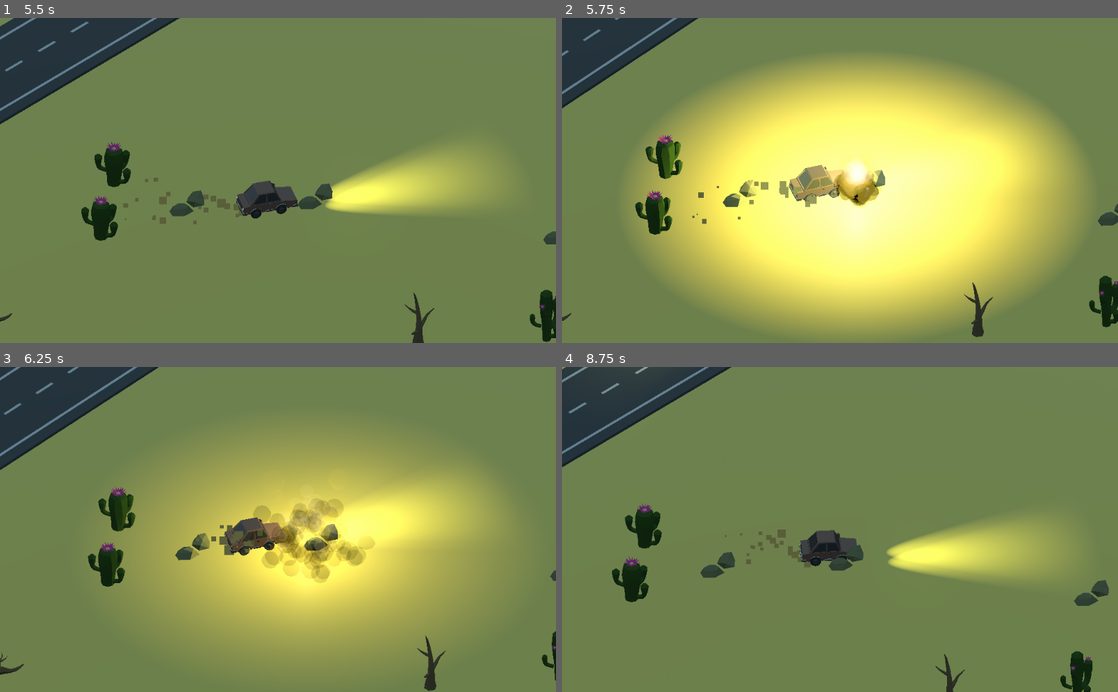
Above: before the commit, frames 1-4 (two rows, left to right).
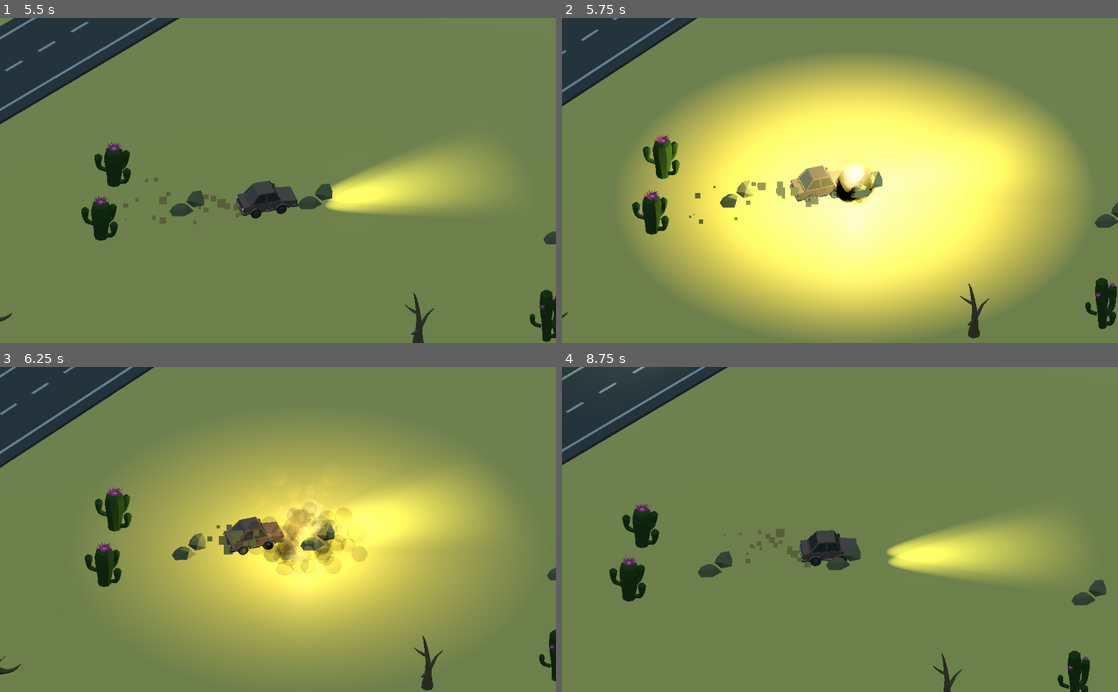
Above: after the commit, the same moments.

Repository: nheeb/dreamanddrive
Game: Godot game, scene res://Logic/Main.tscn
The game is run twice, just before and just after one commit, with the same random seed, the same clock (stepped at 60 frames per second) and the same inputs. The engine's default icon, where the game draws it, is replaced by a stand-in: a white triangle on a blue panel in a dark square.
Inputs (mouse positions are in pixels of both pictures, inside the frame that each line leads up to):
- Up to frame 1 (5.5 s): move the mouse to (400, 164) at 0.52 s; hold D (steer_right) 0.53-1.28 s; click (400, 164) at 0.6 s; move the mouse to (166, 196) at 1.27 s; hold S (fly_down) 1.28-2.03 s; click (166, 196) at 1.35 s; move the mouse to (333, 109) at 2.02 s; hold D (steer_right) 2.03-2.78 s; click (333, 109) at 2.1 s; move the mouse to (250, 245) at 2.77 s; hold W (fly_up) 2.78-3.53 s; click (250, 245) at 2.85 s; move the mouse to (444, 229) at 3.52 s; hold A (steer_left) 3.53-5.03 s; click (444, 229) at 3.6 s; tap R (cheat_spawn_car) at 4.15 s; move the mouse to (111, 131) at 4.27 s; click (111, 131) at 4.35 s; tap E (cheat_spawn_obstacle) at 4.9 s; move the mouse to (305, 180) at 5.02 s; hold S (fly_down) from 5.03 s (still down); click (305, 180) at 5.1 s
- Up to frame 2 (5.75 s): keep holding S (fly_down)
- Up to frame 3 (6.25 s): move the mouse to (194, 448) at 5.77 s; release S (fly_down) at 5.78 s; hold D (steer_right) from 5.78 s (still down); click (194, 448) at 5.85 s
- Up to frame 4 (8.75 s): move the mouse to (962, 513) at 6.52 s; release D (steer_right) at 6.53 s; hold W (fly_up) 6.53-7.28 s; click (962, 513) at 6.6 s; move the mouse to (728, 545) at 7.27 s; hold D (steer_right) 7.28-8.03 s; click (728, 545) at 7.35 s; move the mouse to (895, 458) at 8.02 s; hold S (fly_down) from 8.03 s (still down); click (895, 458) at 8.1 s

Frame 1 is identical in both runs. In frame 2, 3.2% of the frame differs, in the area x 0-100%, y 0-99%; in frame 3, 4.8%, in the area x 0-100%, y 0-100%; in frame 4, 2.0%.

Commit message:
Random Events

Diff:
--- a/Logic/Car.gd
+++ b/Logic/Car.gd
@@ -126,11 +126,12 @@
 
 var currently_speed_boosting := false
 func speed_boost():
-	if currently_speed_boosting: return
+	if currently_speed_boosting or engine_stop < 1.0: return
 	currently_speed_boosting = true
+	Sound.play_acc()
 	var tween := get_tree().create_tween()
-	tween.tween_property(self, "engine_boost", 1.4, .5).from(1.0)
-	tween.tween_property(self, "engine_boost", 1.0, 4.0).from_current()
+	tween.tween_property(self, "engine_boost", 1.4, 1.0).from(1.0)
+	tween.tween_property(self, "engine_boost", 1.0, 4.0).from(1.4)
 	yield(tween,"finished")
 	currently_speed_boosting = false
 
--- a/Logic/Car.tscn
+++ b/Logic/Car.tscn
@@ -4,7 +4,7 @@
 [ext_resource path="res://Logic/CarModel.tscn" type="PackedScene" id=2]
 
 [sub_resource type="CapsuleShape" id=2]
-radius = 4.13016
+radius = 3.73
 height = 6.44481
 
 [sub_resource type="CapsuleMesh" id=3]
@@ -47,7 +47,7 @@
 script = ExtResource( 1 )
 
 [node name="CollisionShape" type="CollisionShape" parent="."]
-transform = Transform( 0.220567, 0, 0, 0, 0.220567, 0, 0, 0, 0.220567, 0, 0.904041, 0 )
+transform = Transform( 0.220567, 0, 0, 0, 0.220567, 0, 0, 0, 0.220567, 0, 0.904041, -0.0114986 )
 shape = SubResource( 2 )
 
 [node name="Model" type="Spatial" parent="."]
--- a/Logic/DreamCar.gd
+++ b/Logic/DreamCar.gd
@@ -87,7 +87,7 @@
 	handle_collision()
 	print("!")
 
-var collision_cooldown := 5.0
+var collision_cooldown := 2.8
 var has_collided := false
 const EXPLOSION = preload("res://Effects/Explosion.tscn")
 func handle_collision():
--- a/Logic/Game.gd
+++ b/Logic/Game.gd
@@ -29,7 +29,7 @@
 	world.show_intro_texts()
 	yield(get_tree().create_timer(2.5),"timeout")
 	Sound.fade_out_engine()
-	Sound.play_acc()
+	Sound.play_acc(true)
 	yield(get_tree().create_timer(.2),"timeout")
 	car.intro_speed_up()
 	yield(get_tree().create_timer(9),"timeout")
@@ -48,6 +48,30 @@
 		viewport_shader.set("shader_param/dream_progress", time_survived / time_goal)
 		if time_survived > time_goal:
 			trigger_end()
+
+		random_event_process(delta)
+
+var cooldown_truck := 5.0
+var cooldown_obstacle := 14.0
+var cooldown_speed := 20.0
+func random_event_process(delta: float):
+	var progress := time_survived / time_goal
+
+	cooldown_truck -= delta
+	cooldown_obstacle -= delta
+	cooldown_speed -= delta
+
+	if cooldown_truck <= 0.0:
+		spawn_truck()
+		cooldown_truck = lerp(10.0, 7.0, progress) + 3.0 * randf()
+
+	if cooldown_obstacle <= 0.0:
+		spawn_dream_obstacle()
+		cooldown_obstacle = lerp(4.0, 2.0, progress) + 2.5 * randf()
+
+	if cooldown_speed <= 0.0:
+		car.speed_boost()
+		cooldown_speed = 12.0 + randf() * 10.0
 
 func trigger_end():
 	pass
@@ -68,6 +92,12 @@
 	o.global_translation = pos
 	if randi() % 2 == 0:
 		o.global_rotate(Vector3.FORWARD, deg2rad(180.0))
+
+const ENEMY_CAR = preload("res://Logic/EnemyCar.tscn")
+func spawn_truck():
+	var enemy_car = ENEMY_CAR.instance()
+	Game.world.add_child(enemy_car)
+	enemy_car.setup(Game.map.last_waypoint)
 
 func take_awake_damage():
 	health_points -= 1
@@ -90,4 +120,6 @@
 	health_points = 3
 	damage = 0.0
 	max_damage = 100.0
+	time_survived = 0.0
+	time_goal = 120.0
 	get_tree().change_scene("res://Logic/Main.tscn")
--- a/Logic/Main.gd
+++ b/Logic/Main.gd
@@ -18,7 +18,7 @@
 
 	$ViewportContainer.update()
 
-const ENEMY_CAR = preload("res://Logic/EnemyCar.tscn")
+#const ENEMY_CAR = preload("res://Logic/EnemyCar.tscn")
 func _physics_process(_delta):
 	if Game.intro:
 		if Input.is_action_just_pressed("click"):
@@ -29,8 +29,9 @@
 		if Input.is_action_just_pressed("click"):
 			Game.reset_game()
 	if Input.is_action_just_pressed("cheat_spawn_car"):
-		var enemy_car = ENEMY_CAR.instance()
-		Game.world.add_child(enemy_car)
-		enemy_car.setup(Game.map.last_waypoint)
+		Game.spawn_truck()
+#		var enemy_car = ENEMY_CAR.instance()
+#		Game.world.add_child(enemy_car)
+#		enemy_car.setup(Game.map.last_waypoint)
 	if Input.is_action_just_pressed("cheat_spawn_obstacle"):
 		Game.spawn_dream_obstacle()
--- a/Logic/Sound.gd
+++ b/Logic/Sound.gd
@@ -9,8 +9,10 @@
 	yield(get_tree().create_timer(3.0),"timeout")
 	$CarEngine.stop()
 
-func play_acc():
+func play_acc(repeat := false):
 	$CarAccel.play()
+	if not repeat:
+		return
 	yield($CarAccel,"finished")
 	$CarAccel.play()
 
